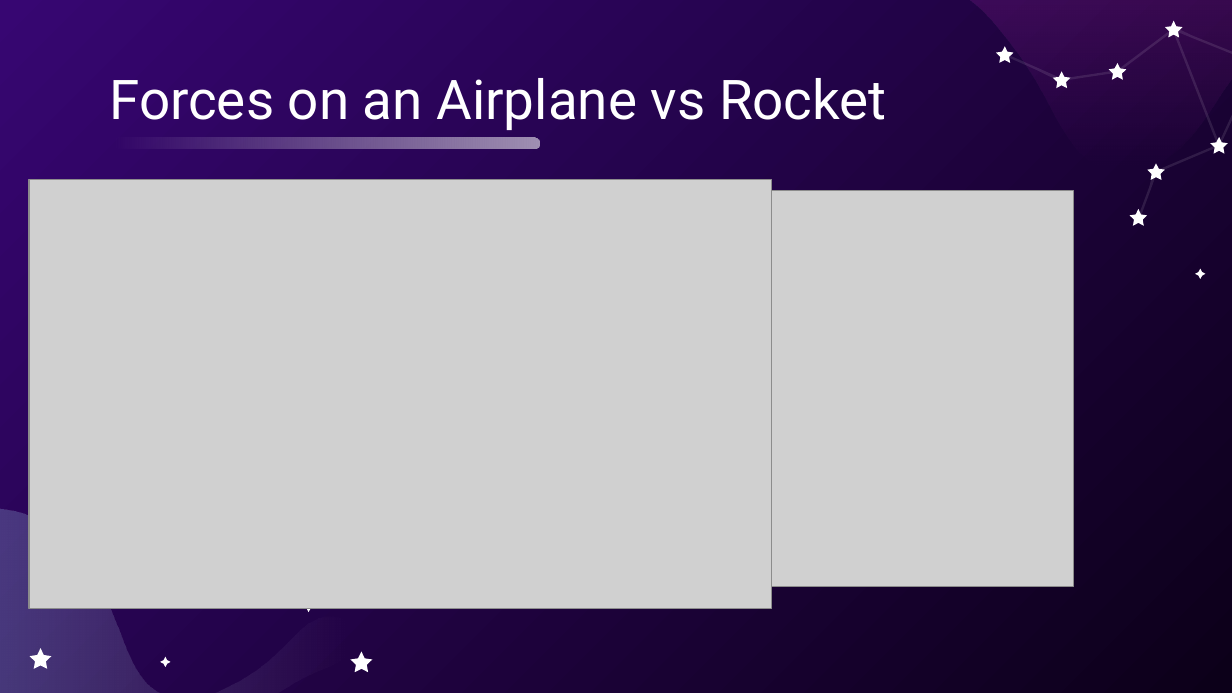
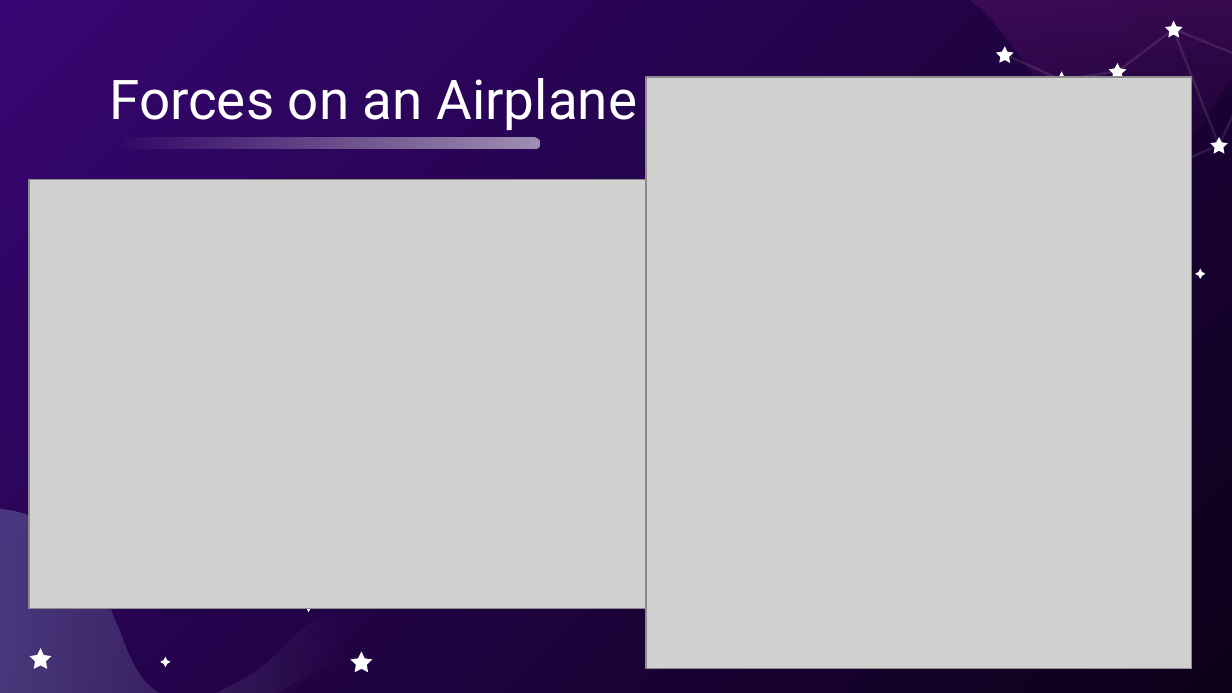
Before and after one commit to usedgenes/Rocketry-Curriculum, a slide deck: slide 6 of Beginner/Day 1/Intro to Rocketry.pptx. Drawn at 1232x693 pixels with LibreOffice and Linux fonts; fonts in the diff are those of the drawing; grey boxes stand for pictures. Boxes give left, top, right and bottom in pixels: in the first picture for what was removed or moved away, otherwise in the second. Text is boxed around its words. In the diff, an @@ line names an element or a change of style, - is before the commit and + after.

```diff
--- a/Beginner/Day 1/Intro to Rocketry.pptx
+++ b/Beginner/Day 1/Intro to Rocketry.pptx
@@ picture added at (x1=646, y1=78, x2=1191, y2=669) @@
@@ freeform shape removed at (x1=1147, y1=164, x2=1164, y2=181) @@
@@ picture removed at (x1=710, y1=191, x2=1073, y2=586) @@
@@ freeform shape removed at (x1=1130, y1=209, x2=1147, y2=227) @@
```
Also in this commit, not shown: 3 other slides changed, 2 other files.
